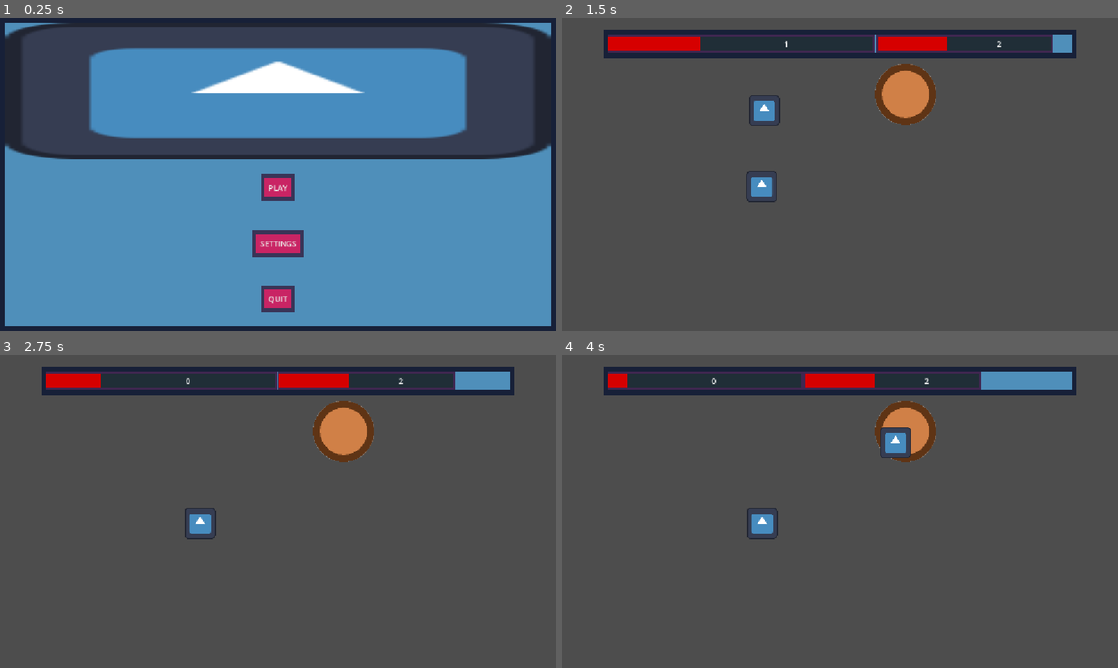
Above: before the commit, frames 1-4 (two rows, left to right).
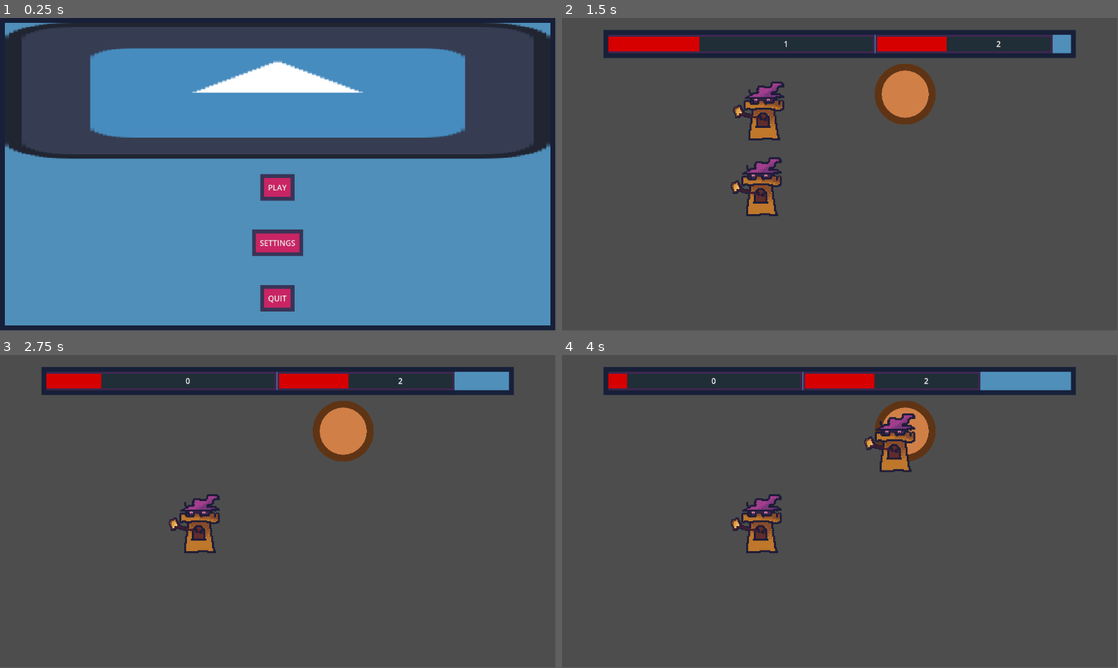
Above: after the commit, the same moments.

Repository: MagnusLucas/BrackeysAugust26
Game: Godot game, scene res://scenes/main_menu.tscn
Same seed, same stepped clock (60 frames per second), same inputs: the game is played once before the commit and once after it. The engine's default icon, where the game draws it, is replaced by a stand-in: a white triangle on a blue panel in a dark square.
Inputs (mouse positions are in pixels of both pictures, inside the frame that each line leads up to):
- Up to frame 1 (0.25 s): no input
- Up to frame 2 (1.5 s): click "PLAY" at 0.5 s; move the mouse to (762, 111) at 1.27 s; click (762, 111) at 1.42 s
- Up to frame 3 (2.75 s): move the mouse to (200, 524) at 2.02 s; click (200, 524) at 2.17 s
- Up to frame 4 (4 s): move the mouse to (895, 442) at 2.77 s; click (895, 442) at 2.92 s; move the mouse to (812, 574) at 3.52 s; click (812, 574) at 3.67 s
The window is 800x450 before the commit and 799x449 after it. Grey fills any space a smaller window leaves; there, only what the larger window draws over its background counts as a difference.

The runs differ from the first frame. In frame 1, 2.1% of the frame differs, in the area x 0-100%, y 1-99%; in frame 2, 2.9%, in the area x 7-93%, y 3-64%; in frame 3, 1.8%; in frame 4, 2.8%.
Error in both runs: Invalid access to property or key 'colour' on a base object of type 'Nil'. (res://scenes/wave/wave_ui.gd:44)

Commit message:
added animation sprites
scale 2x

Diff:
--- a/project.godot
+++ b/project.godot
@@ -14,11 +14,6 @@
 run/main_scene="uid://l2e81h3ypvxq"
 config/features=PackedStringArray("4.7", "GL Compatibility")
 config/icon="res://icon.svg"
-
-[display]
-
-window/stretch/mode="canvas_items"
-window/stretch/aspect="expand"
 
 [gui]
 
@@ -38,6 +33,9 @@
 
 [rendering]
 
+textures/canvas_textures/default_texture_filter=0
 rendering_device/driver.windows="d3d12"
 renderer/rendering_method="gl_compatibility"
 renderer/rendering_method.mobile="gl_compatibility"
+2d/snap/snap_2d_transforms_to_pixel=true
+2d/snap/snap_2d_vertices_to_pixel=true
--- a/scenes/enemy/enemy.tscn
+++ b/scenes/enemy/enemy.tscn
@@ -3,19 +3,114 @@
 [ext_resource type="Script" uid="uid://bmyiou3m7ft1g" path="res://components/circle_collision_shape.gd" id="1_4a83h"]
 [ext_resource type="Script" uid="uid://bku7y85wlfl" path="res://scenes/enemy/enemy.gd" id="1_a3pup"]
 [ext_resource type="Resource" uid="uid://b30b3apuooasb" path="res://data/basic_enemy.tres" id="2_40wdo"]
+[ext_resource type="Texture2D" uid="uid://d4dadlk8n413x" path="res://assets/towers/Enemy_1.png" id="3_tjssy"]
 
-[sub_resource type="Gradient" id="Gradient_883im"]
-interpolation_mode = 1
-offsets = PackedFloat32Array(0, 0.57228917, 0.7108434)
-colors = PackedColorArray(0.60784316, 0, 0, 1, 0, 0, 0, 1, 1, 1, 1, 0)
+[sub_resource type="AtlasTexture" id="AtlasTexture_gl05p"]
+atlas = ExtResource("3_tjssy")
+region = Rect2(0, 96, 48, 48)
 
-[sub_resource type="GradientTexture2D" id="GradientTexture2D_g4v7s"]
-gradient = SubResource("Gradient_883im")
-fill = 1
-fill_from = Vector2(0.5, 0.5)
+[sub_resource type="AtlasTexture" id="AtlasTexture_cwlon"]
+atlas = ExtResource("3_tjssy")
+region = Rect2(48, 96, 48, 48)
 
-[sub_resource type="CircleShape2D" id="CircleShape2D_40wdo"]
-radius = 32.0
+[sub_resource type="AtlasTexture" id="AtlasTexture_nbhyu"]
+atlas = ExtResource("3_tjssy")
+region = Rect2(96, 96, 48, 48)
+
+[sub_resource type="AtlasTexture" id="AtlasTexture_13gj6"]
+atlas = ExtResource("3_tjssy")
+region = Rect2(144, 96, 48, 48)
+
+[sub_resource type="AtlasTexture" id="AtlasTexture_4efjx"]
+atlas = ExtResource("3_tjssy")
+region = Rect2(192, 96, 48, 48)
+
+[sub_resource type="AtlasTexture" id="AtlasTexture_hvxgb"]
+atlas = ExtResource("3_tjssy")
+region = Rect2(240, 96, 48, 48)
+
+[sub_resource type="AtlasTexture" id="AtlasTexture_peoo5"]
+atlas = ExtResource("3_tjssy")
+region = Rect2(288, 96, 48, 48)
+
+[sub_resource type="AtlasTexture" id="AtlasTexture_2f3il"]
+atlas = ExtResource("3_tjssy")
+region = Rect2(0, 48, 48, 48)
+
+[sub_resource type="AtlasTexture" id="AtlasTexture_dtxhd"]
+atlas = ExtResource("3_tjssy")
+region = Rect2(48, 48, 48, 48)
+
+[sub_resource type="AtlasTexture" id="AtlasTexture_so3kp"]
+atlas = ExtResource("3_tjssy")
+region = Rect2(96, 48, 48, 48)
+
+[sub_resource type="AtlasTexture" id="AtlasTexture_5woo5"]
+atlas = ExtResource("3_tjssy")
+region = Rect2(144, 48, 48, 48)
+
+[sub_resource type="AtlasTexture" id="AtlasTexture_pb0yv"]
+atlas = ExtResource("3_tjssy")
+region = Rect2(192, 48, 48, 48)
+
+[sub_resource type="AtlasTexture" id="AtlasTexture_prup0"]
+atlas = ExtResource("3_tjssy")
+region = Rect2(240, 48, 48, 48)
+
+[sub_resource type="SpriteFrames" id="SpriteFrames_nj8pf"]
+animations = [{
+"frames": [{
+"duration": 1.0,
+"texture": SubResource("AtlasTexture_gl05p")
+}, {
+"duration": 1.0,
+"texture": SubResource("AtlasTexture_cwlon")
+}, {
+"duration": 1.0,
+"texture": SubResource("AtlasTexture_nbhyu")
+}, {
+"duration": 1.0,
+"texture": SubResource("AtlasTexture_13gj6")
+}, {
+"duration": 1.0,
+"texture": SubResource("AtlasTexture_4efjx")
+}, {
+"duration": 1.0,
+"texture": SubResource("AtlasTexture_hvxgb")
+}, {
+"duration": 1.0,
+"texture": SubResource("AtlasTexture_peoo5")
+}],
+"loop": 1,
+"name": &"death",
+"speed": 8.0
+}, {
+"frames": [{
+"duration": 1.0,
+"texture": SubResource("AtlasTexture_2f3il")
+}, {
+"duration": 1.0,
+"texture": SubResource("AtlasTexture_dtxhd")
+}, {
+"duration": 1.0,
+"texture": SubResource("AtlasTexture_so3kp")
+}, {
+"duration": 1.0,
+"texture": SubResource("AtlasTexture_5woo5")
+}, {
+"duration": 1.0,
+"texture": SubResource("AtlasTexture_pb0yv")
+}, {
+"duration": 1.0,
+"texture": SubResource("AtlasTexture_prup0")
+}],
+"loop": 1,
+"name": &"walk",
+"speed": 12.0
+}]
+
+[sub_resource type="CircleShape2D" id="CircleShape2D_dxjon"]
+radius = 25.5
 
 [node name="PathFollow2D" type="PathFollow2D" unique_id=1201246739]
 loop = false
@@ -27,11 +122,15 @@
 stats = ExtResource("2_40wdo")
 path_follow = NodePath("..")
 
-[node name="Sprite2D" type="Sprite2D" parent="Enemy" unique_id=1699808318]
-texture = SubResource("GradientTexture2D_g4v7s")
+[node name="Sprite2D" type="AnimatedSprite2D" parent="Enemy" unique_id=1532550252]
+scale = Vector2(2, 2)
+sprite_frames = SubResource("SpriteFrames_nj8pf")
+animation = &"death"
+frame_progress = 0.4749244
 
 [node name="CircleCollisionShape" type="CollisionShape2D" parent="Enemy" unique_id=2102563477]
-shape = SubResource("CircleShape2D_40wdo")
+scale = Vector2(2, 2)
+shape = SubResource("CircleShape2D_dxjon")
 script = ExtResource("1_4a83h")
 size = 32.0
 metadata/_custom_type_script = "uid://bmyiou3m7ft1g"
--- a/scenes/tower/tower.tscn
+++ b/scenes/tower/tower.tscn
@@ -1,19 +1,152 @@
 [gd_scene format=3 uid="uid://b4ynafkntrxwl"]
 
 [ext_resource type="Script" uid="uid://dk5gok64vxf3t" path="res://scenes/tower/tower.gd" id="1_r21n7"]
-[ext_resource type="Texture2D" uid="uid://0jssmfmsn2ra" path="res://icon.svg" id="2_cbwxl"]
 [ext_resource type="Resource" uid="uid://tjpah63bte83" path="res://data/basic_tower_stats.tres" id="2_nfofi"]
 [ext_resource type="Script" uid="uid://br4k1mhulpog1" path="res://components/attack_range.gd" id="3_cbwxl"]
 [ext_resource type="Script" uid="uid://cyv42kgt3m6wl" path="res://scenes/tower/tower_area_2d.gd" id="3_vec08"]
+[ext_resource type="Texture2D" uid="uid://byp8vnr046ll5" path="res://assets/towers/Tower_1.png" id="4_vec08"]
 
 [sub_resource type="RectangleShape2D" id="RectangleShape2D_g4v7s"]
 size = Vector2(64, 64)
+
+[sub_resource type="AtlasTexture" id="AtlasTexture_8wc2c"]
+atlas = ExtResource("4_vec08")
+region = Rect2(0, 128, 64, 64)
+
+[sub_resource type="AtlasTexture" id="AtlasTexture_11r0t"]
+atlas = ExtResource("4_vec08")
+region = Rect2(64, 128, 64, 64)
+
+[sub_resource type="AtlasTexture" id="AtlasTexture_c3kni"]
+atlas = ExtResource("4_vec08")
+region = Rect2(128, 128, 64, 64)
+
+[sub_resource type="AtlasTexture" id="AtlasTexture_ebui6"]
+atlas = ExtResource("4_vec08")
+region = Rect2(192, 128, 64, 64)
+
+[sub_resource type="AtlasTexture" id="AtlasTexture_cibpt"]
+atlas = ExtResource("4_vec08")
+region = Rect2(256, 128, 64, 64)
+
+[sub_resource type="AtlasTexture" id="AtlasTexture_81to1"]
+atlas = ExtResource("4_vec08")
+region = Rect2(320, 128, 64, 64)
+
+[sub_resource type="AtlasTexture" id="AtlasTexture_i5hm7"]
+atlas = ExtResource("4_vec08")
+region = Rect2(384, 128, 64, 64)
+
+[sub_resource type="AtlasTexture" id="AtlasTexture_0ys27"]
+atlas = ExtResource("4_vec08")
+region = Rect2(448, 128, 64, 64)
+
+[sub_resource type="AtlasTexture" id="AtlasTexture_o6fb3"]
+atlas = ExtResource("4_vec08")
+region = Rect2(512, 128, 64, 64)
+
+[sub_resource type="AtlasTexture" id="AtlasTexture_5hd0u"]
+atlas = ExtResource("4_vec08")
+region = Rect2(576, 128, 64, 64)
+
+[sub_resource type="AtlasTexture" id="AtlasTexture_sdwru"]
+atlas = ExtResource("4_vec08")
+region = Rect2(640, 128, 64, 64)
+
+[sub_resource type="AtlasTexture" id="AtlasTexture_k856q"]
+atlas = ExtResource("4_vec08")
+region = Rect2(0, 64, 64, 64)
+
+[sub_resource type="AtlasTexture" id="AtlasTexture_wt1vc"]
+atlas = ExtResource("4_vec08")
+region = Rect2(64, 64, 64, 64)
+
+[sub_resource type="AtlasTexture" id="AtlasTexture_4kau2"]
+atlas = ExtResource("4_vec08")
+region = Rect2(128, 64, 64, 64)
+
+[sub_resource type="AtlasTexture" id="AtlasTexture_owowu"]
+atlas = ExtResource("4_vec08")
+region = Rect2(192, 64, 64, 64)
+
+[sub_resource type="AtlasTexture" id="AtlasTexture_vjuoe"]
+atlas = ExtResource("4_vec08")
+region = Rect2(256, 64, 64, 64)
+
+[sub_resource type="AtlasTexture" id="AtlasTexture_twqlo"]
+atlas = ExtResource("4_vec08")
+region = Rect2(320, 64, 64, 64)
+
+[sub_resource type="SpriteFrames" id="SpriteFrames_nj8pf"]
+animations = [{
+"frames": [{
+"duration": 1.0,
+"texture": SubResource("AtlasTexture_8wc2c")
+}, {
+"duration": 1.0,
+"texture": SubResource("AtlasTexture_11r0t")
+}, {
+"duration": 1.0,
+"texture": SubResource("AtlasTexture_c3kni")
+}, {
+"duration": 1.0,
+"texture": SubResource("AtlasTexture_ebui6")
+}, {
+"duration": 1.0,
+"texture": SubResource("AtlasTexture_cibpt")
+}, {
+"duration": 1.0,
+"texture": SubResource("AtlasTexture_81to1")
+}, {
+"duration": 1.0,
+"texture": SubResource("AtlasTexture_i5hm7")
+}, {
+"duration": 1.0,
+"texture": SubResource("AtlasTexture_0ys27")
+}, {
+"duration": 1.0,
+"texture": SubResource("AtlasTexture_o6fb3")
+}, {
+"duration": 1.0,
+"texture": SubResource("AtlasTexture_5hd0u")
+}, {
+"duration": 1.0,
+"texture": SubResource("AtlasTexture_sdwru")
+}],
+"loop": 1,
+"name": &"attack",
+"speed": 12.0
+}, {
+"frames": [{
+"duration": 1.0,
+"texture": SubResource("AtlasTexture_k856q")
+}, {
+"duration": 1.0,
+"texture": SubResource("AtlasTexture_wt1vc")
+}, {
+"duration": 1.0,
+"texture": SubResource("AtlasTexture_4kau2")
+}, {
+"duration": 1.0,
+"texture": SubResource("AtlasTexture_owowu")
+}, {
+"duration": 1.0,
+"texture": SubResource("AtlasTexture_vjuoe")
+}, {
+"duration": 1.0,
+"texture": SubResource("AtlasTexture_twqlo")
+}],
+"loop": 1,
+"name": &"idle",
+"speed": 12.0
+}]
 
 [node name="Tower" type="Node2D" unique_id=272296311]
 script = ExtResource("1_r21n7")
 tower_stats = ExtResource("2_nfofi")
 
 [node name="TowerArea2D" type="Area2D" parent="." unique_id=357795283 node_paths=PackedStringArray("tower")]
+scale = Vector2(2, 2)
 collision_layer = 16
 collision_mask = 0
 script = ExtResource("3_vec08")
@@ -22,9 +155,11 @@
 [node name="CollisionShape2D" type="CollisionShape2D" parent="TowerArea2D" unique_id=2080929908]
 shape = SubResource("RectangleShape2D_g4v7s")
 
-[node name="Sprite2D" type="Sprite2D" parent="." unique_id=379143641]
-scale = Vector2(0.5, 0.5)
-texture = ExtResource("2_cbwxl")
+[node name="Sprite2D" type="AnimatedSprite2D" parent="." unique_id=676798029]
+scale = Vector2(2, 2)
+sprite_frames = SubResource("SpriteFrames_nj8pf")
+animation = &"attack"
+frame_progress = 0.6990605
 
 [node name="AttackRange" type="Area2D" parent="." unique_id=867181353]
 collision_mask = 2
